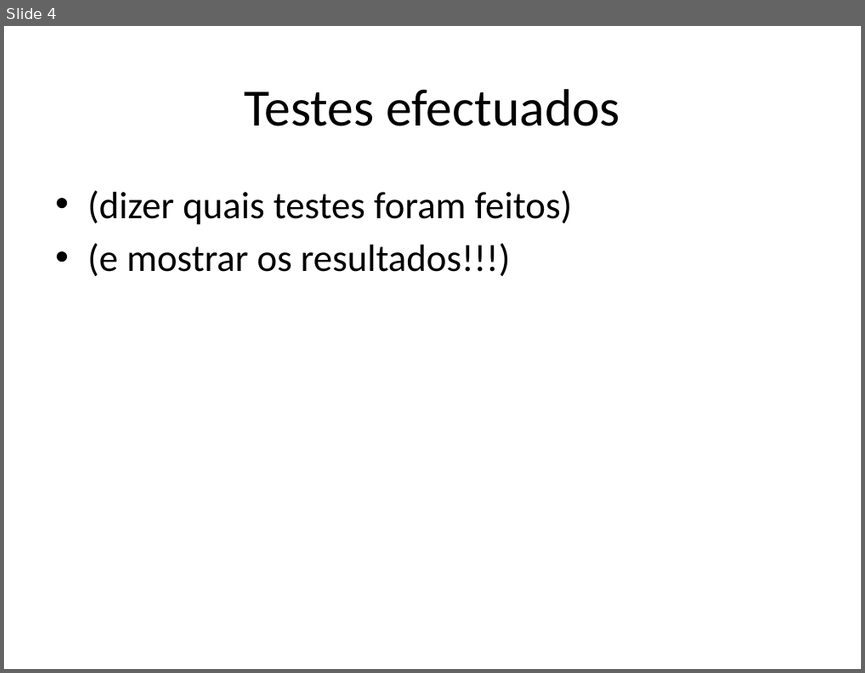
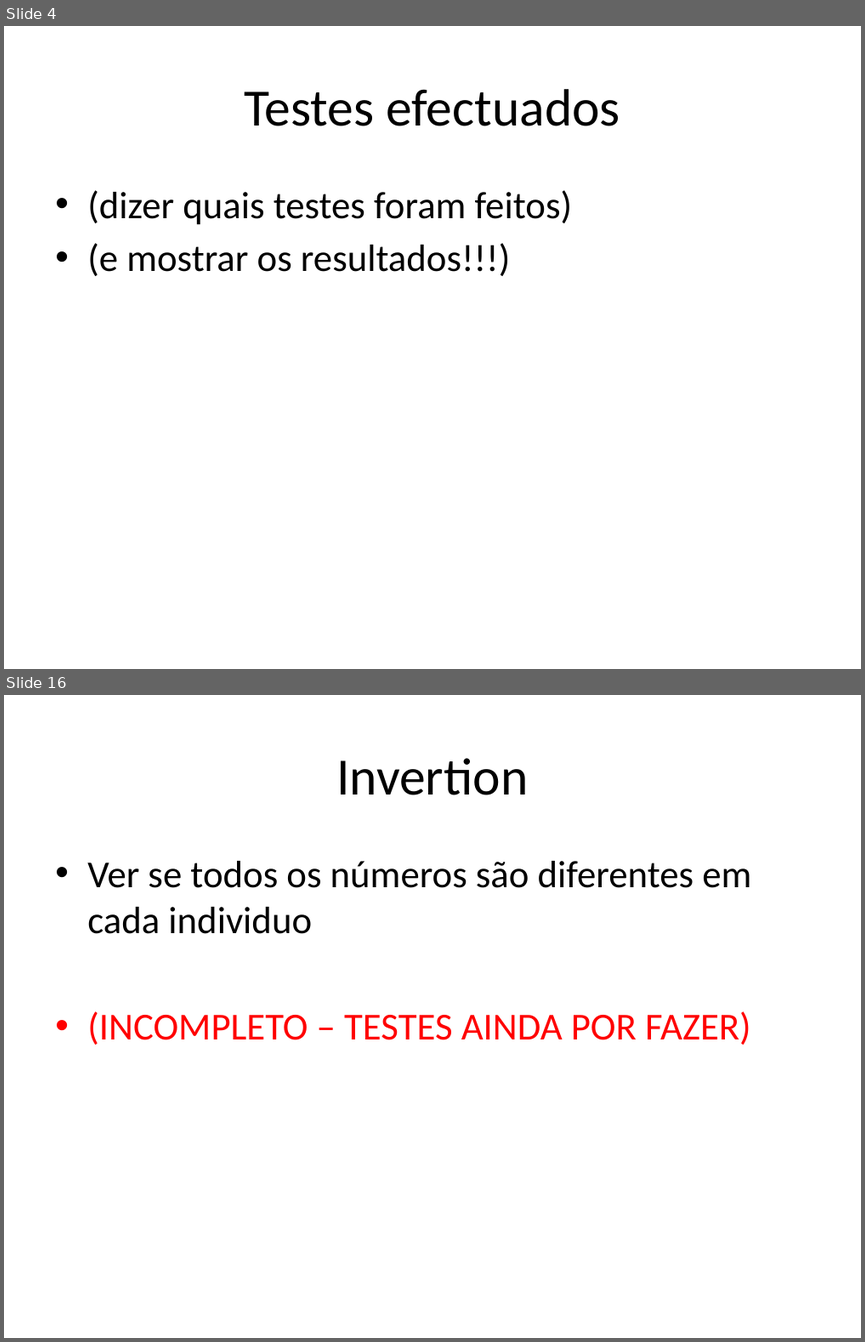
Before and after one commit to iptomar/genetic_11-12, a slide deck: ApresentacaoRelatorio_PSI_GeneticLAB.pptx. Shown one above the other, each under a label of ours: slide 4 before the commit, slides 4 and 16 after it; the slides between them are not shown. The pictures are 865x673 and 865x1342 pixels, drawn with LibreOffice and Linux fonts; fonts in the diff are those of the drawing. Boxes give left, top, right and bottom in pixels: in the first picture for what was removed or moved away, otherwise in the second. Text is boxed around its words. In the diff, an @@ line names an element or a change of style, - is before the commit and + after.

Commit message:
Alteração da Apresentação/Relatório: - Descrição dos testes efectuados
Ass: Pedro Isidoro, Aurélien Mota e Fábio Salvador.

```diff
--- a/ApresentacaoRelatorio_PSI_GeneticLAB.pptx
+++ b/ApresentacaoRelatorio_PSI_GeneticLAB.pptx
@@ slide 16 added at [4, 695, 861, 1338], background #FFFFFF @@
@@ title added at [336, 758, 528, 795], 44 pt, text #000000 @@
+Invertion
@@ text added at [87, 861, 751, 1044], 32 pt, text #000000 @@
+• Ver se todos os números são diferentes em cada individuo
+• (INCOMPLETO – TESTES AINDA POR FAZER)
```
Also in this commit, not shown: 1 slide changed, 15 other slides added.
